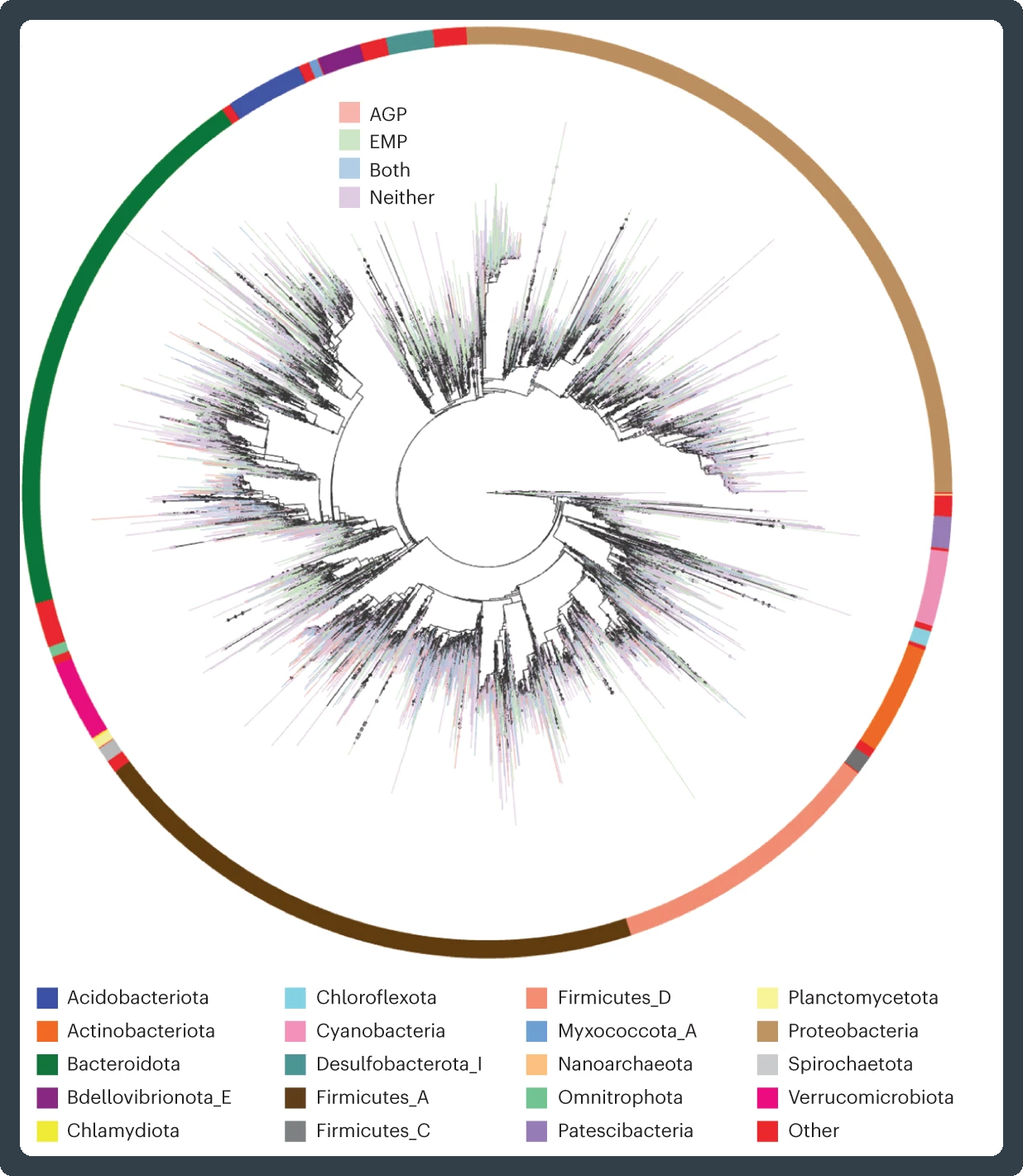
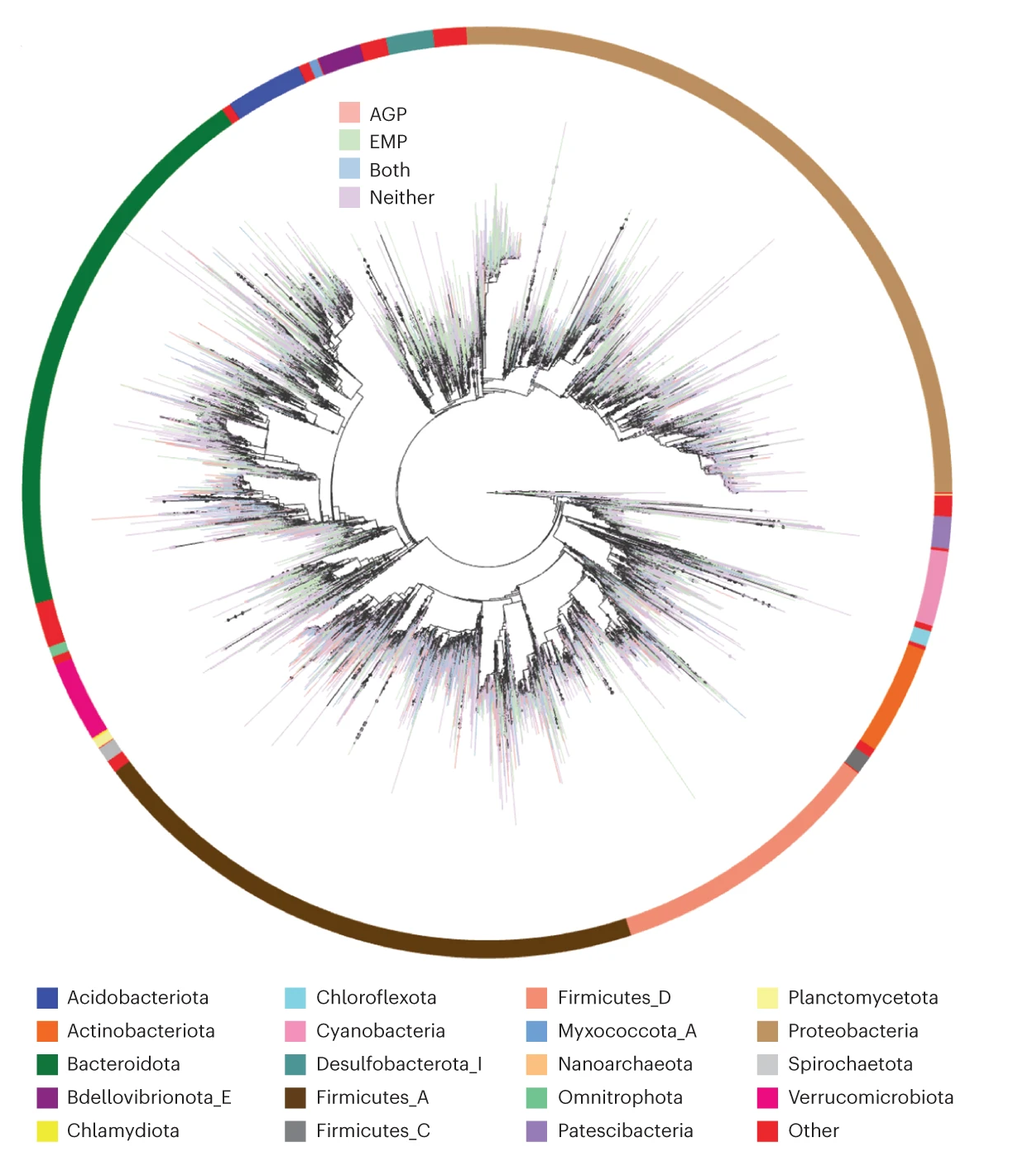
Revision of a layered 1023×1176 image; what changed, layer by layer:
moved "greengenes2_phylogeny_tree.png" above "area" over [19, 19, 1016, 1166]
renamed "border" to "area", painted on it over [0, 0, 1023, 1176]
